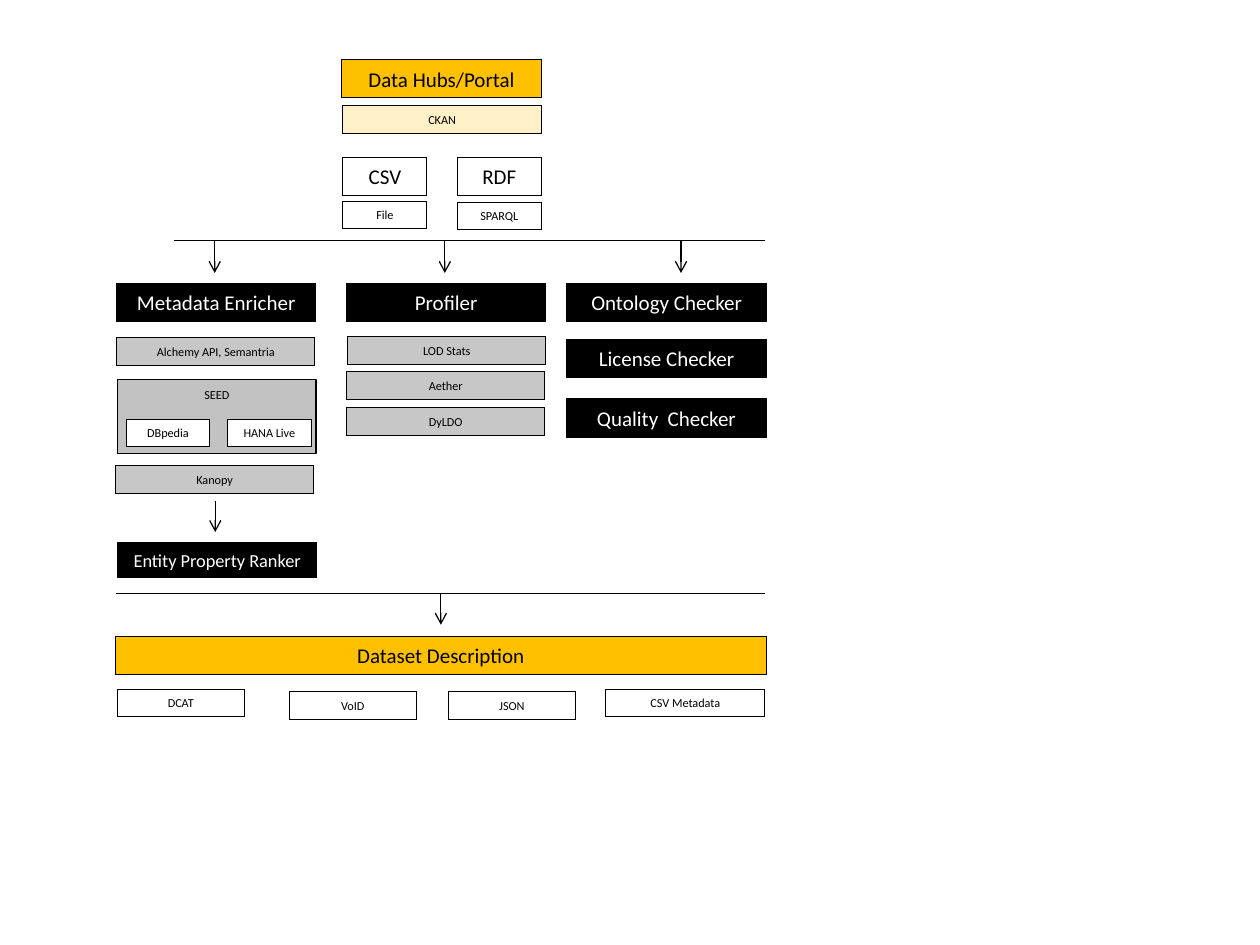
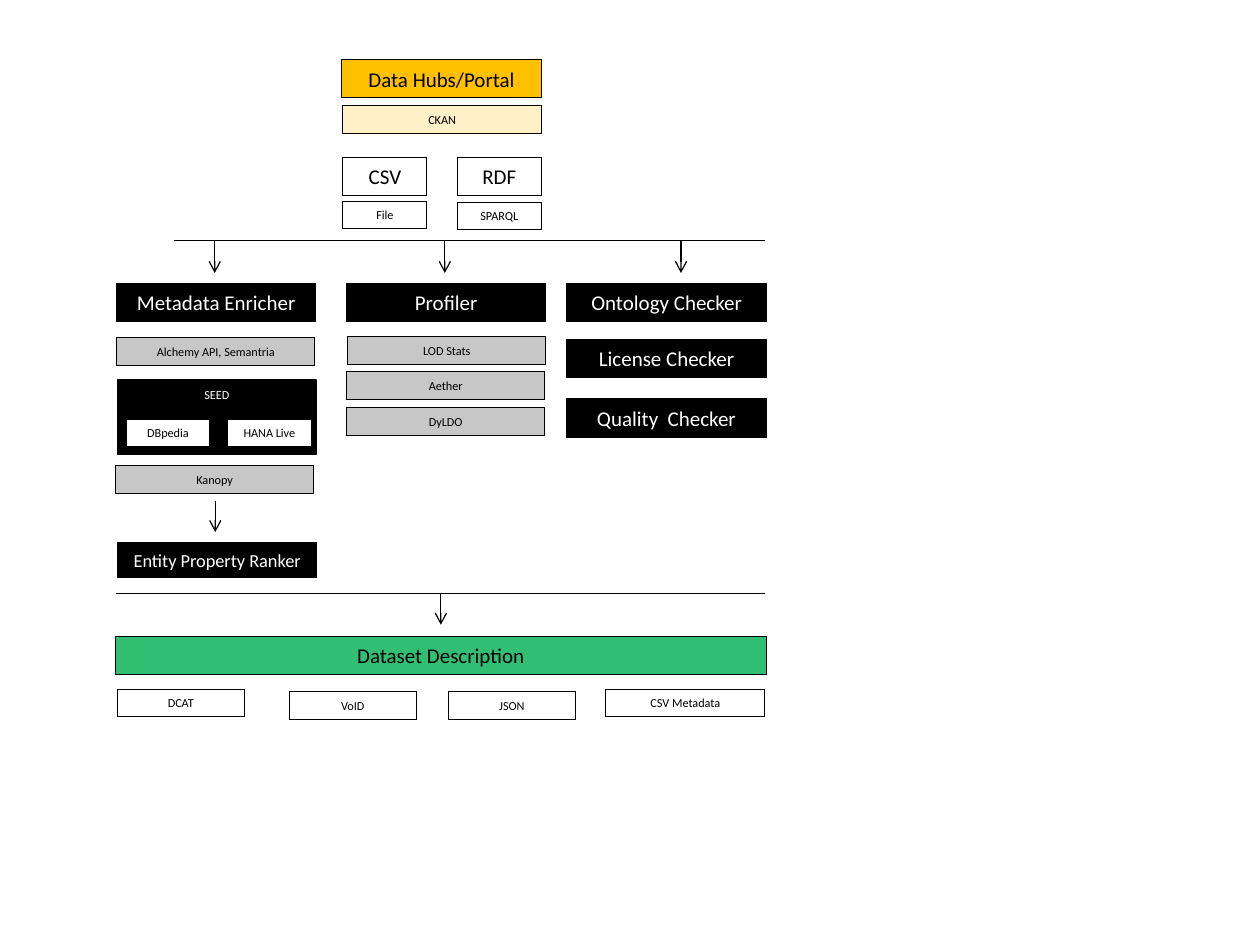
Before and after one commit to S-c-H-i-Z-o/PhD, a slide deck: slide 1 of Progress Reports CIFRE & Workplans/PhD Interim Report/Architecture Diagram.pptx. Drawn at 1260x945 pixels with LibreOffice and Linux fonts; fonts in the diff are those of the drawing. Boxes give left, top, right and bottom in pixels: in the first picture for what was removed or moved away, otherwise in the second. Text is boxed around its words. In the diff, an @@ line names an element or a change of style, - is before the commit and + after.

```diff
--- a/Progress Reports CIFRE & Workplans/PhD Interim Report/Architecture Diagram.pptx
+++ b/Progress Reports CIFRE & Workplans/PhD Interim Report/Architecture Diagram.pptx
@@ text "SEED" at [204,391,229,399]: text colour #000000 to #FFFFFF @@
@@ rectangle at [117,381,316,455]: fill #000000 at 24% opacity to #000000 @@
@@ rectangle "Dataset Description" at [115,636,766,674]: fill #FFC000 to #00B050 at 80% opacity @@
```
Also in this commit, not shown: 14 other files.
